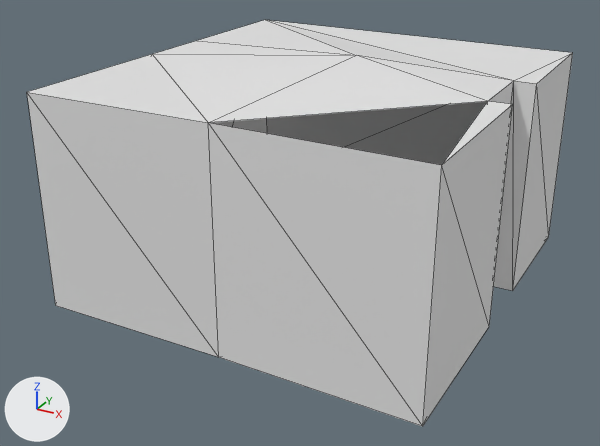
An edit to the OBJ model osmunity/osm-unity/Assets/Way_21.obj, drawn before and after from the same camera.
Both versions are drawn from a camera (50 mm lens) standing at (16.0, -32.2, 18.8) and looking at (-1.7, -0.1, 2.8). Arrows for +X, +Y and +Z are at lower left; the lights stay in place. Mesh edges are drawn as thin lines. Where no turn or scale is listed for an object, it has been applied to the vertices. Vertices at the same position are counted once.

Names of what the first picture shows: 'Way_21'.
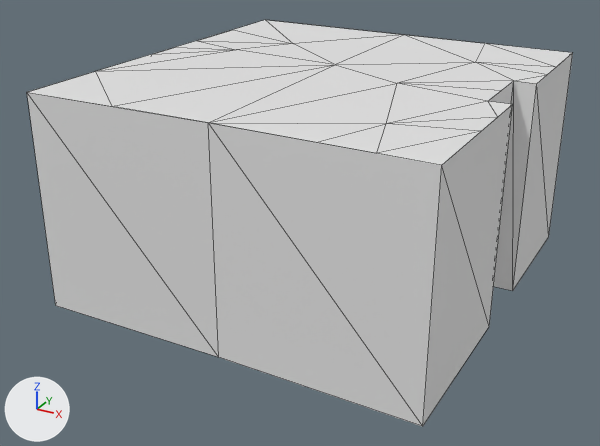
Location of each change, (x1, y1, x2, y2) in pixels of the pictures (600 x 446 px):
part 1 of me_way_21, built on: before (29, 20, 572, 164); after (29, 20, 572, 165)

The change, as a list of edits to the scene's bpy script:
```text
Change me_way_21:
    used by ob_way_21; location = (0.0, 0.0, 0.0)
    remove me_way_21.from_pydata(...)  # 24 vertices, 42 faces; spans x -10.0..8.0, y -8.5..10.8, z -1.9..10.9
    add me_way_21.from_pydata(...)  # 41 vertices, 56 faces; spans x -10.0..8.0, y -8.5..10.8, z 0.0..10.0
    me_way_21 part 1
    2 vertices are removed from x -5.7..0.6, y 0.9..2.8, z -1.9..10.9
    20 faces are deleted
    19 vertices are added at x -10.0..8.0, y -8.4..10.5, z 10.0
    34 new faces join them
```
